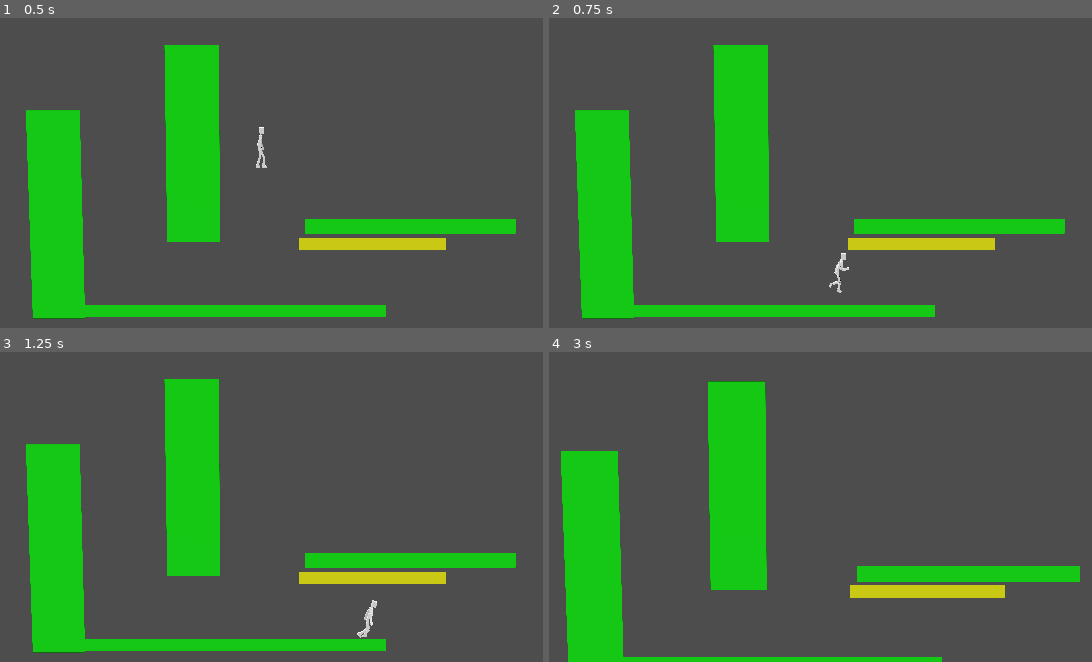
Above: before the commit, frames 1-4 (two rows, left to right).
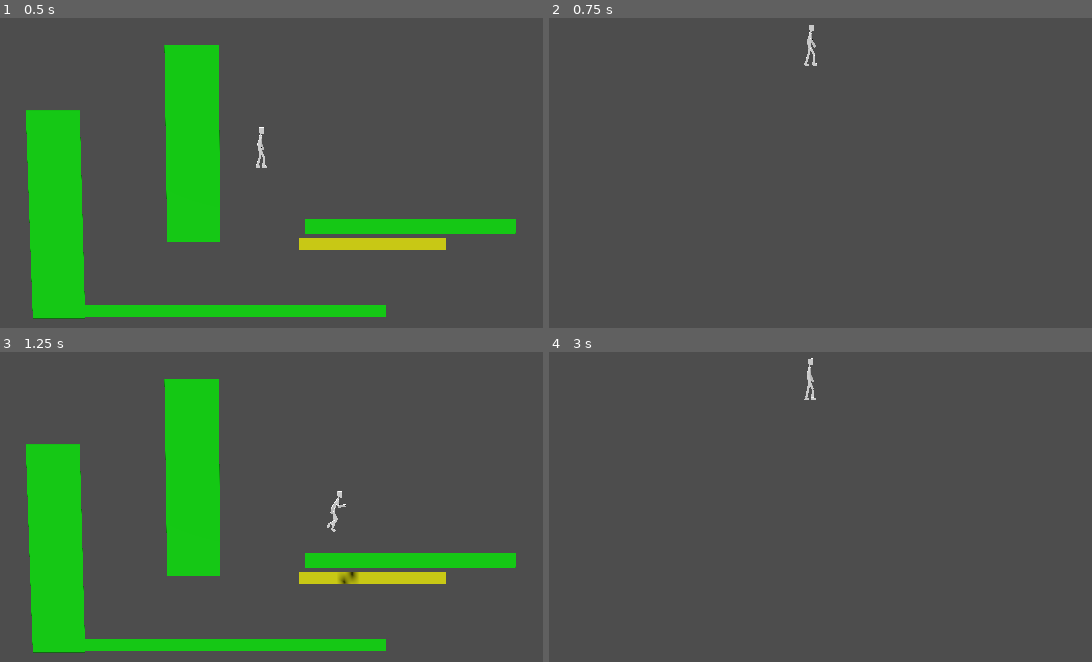
Above: after the commit, the same moments.

Repository: nathanialf/GroovyPictureBook
Game: Godot game, scene res://game.tscn
Two runs of this game, one before a commit and one after it. Both use one fixed random seed, a clock stepped at 60 frames per second and the inputs below.
Inputs:
- Up to frame 1 (0.5 s): no input
- Up to frame 2 (0.75 s): tap Enter at 0.5 s; hold D (Move right) from 0.53 s (still down); tap R at 0.6 s
- Up to frame 3 (1.25 s): keep holding D (Move right); tap W (Jump) at 0.77 s
- Up to frame 4 (3 s): release D (Move right) at 1.28 s; hold Up (Page backward) 1.28-2.03 s; tap R at 1.35, 2.1, 2.85 s; tap W (Jump) at 1.52 s; hold D (Move right) 2.03-2.78 s; hold Down (Page forward) from 2.78 s (still down)

Frame 1 is identical in both runs. In frame 2, 18% of the frame differs, in the area x 4-96%, y 2-98%; in frame 3, 0.4%; in frame 4, 19%, in the area x 2-98%, y 1-100%.

Commit message:
Added Reset key

Diff:
--- a/game.gd
+++ b/game.gd
@@ -27,6 +27,9 @@
 		__flip_page_by(1)
 	elif Input.is_action_just_pressed("Page backward"):
 		__flip_page_by(-1)
+
+	if Input.is_key_pressed(Key.KEY_R):
+		get_tree().change_scene_to_file("res://game.tscn")
 
 	var player_pos_2d := active_page.get_player_state().position
 	var player_pos_3d := __pos2d_to_pos3d(player_pos_2d)
